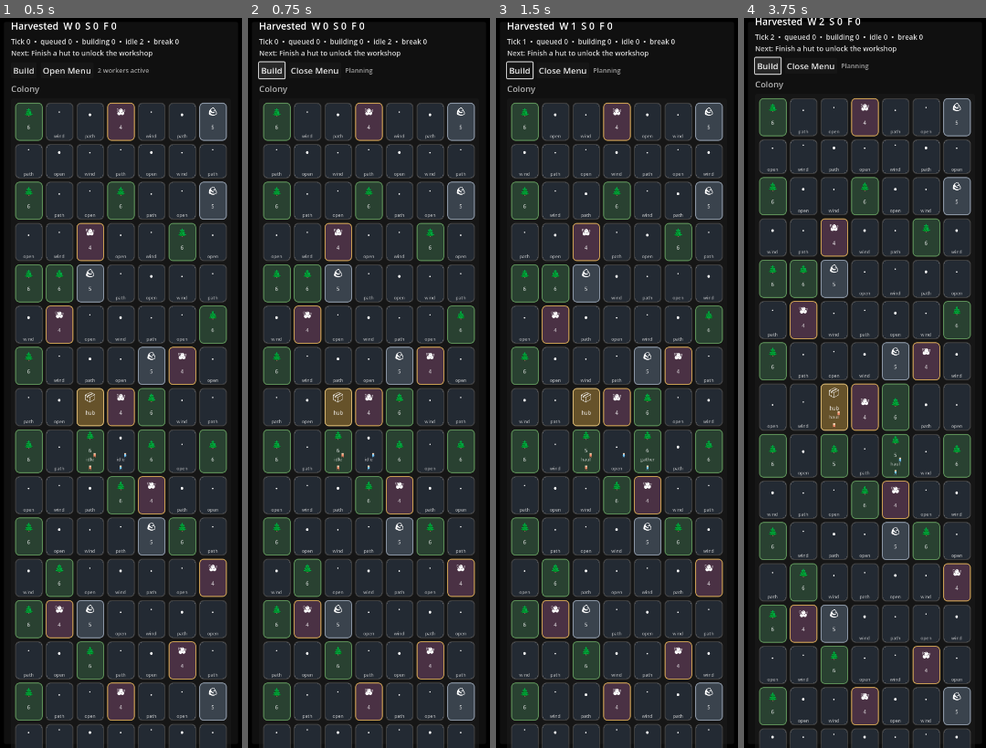
Above: before the commit, frames 1-4 (left to right).
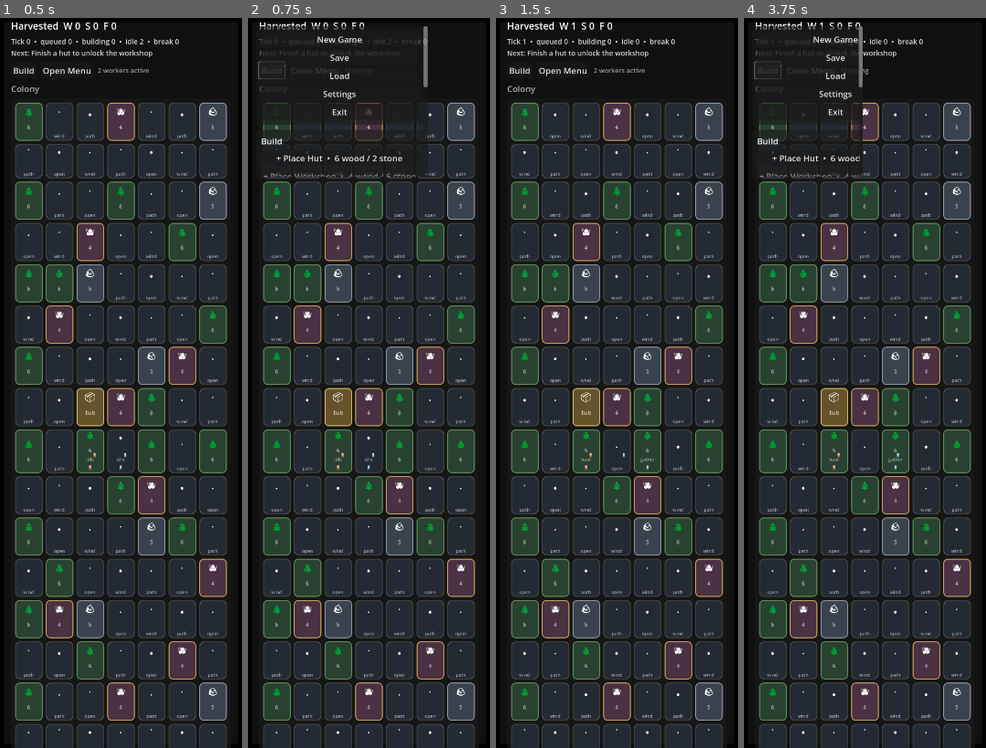
Above: after the commit, the same moments.

Repository: misospace/windowstead
Game: Godot game, scene res://scenes/main.tscn
Same seed, same stepped clock (60 frames per second), same inputs: the game is played once before the commit and once after it.
Inputs (mouse positions are in pixels of both pictures, inside the frame that each line leads up to):
- Up to frame 1 (0.5 s): no input
- Up to frame 2 (0.75 s): click "Build" at 0.5 s
- Up to frame 3 (1.5 s): click (587, 39) at 1.25 s, where only the run after the commit has a clickable "New Game"
- Up to frame 4 (3.75 s): click "Build" at 2 s; click (835, 39) at 2.75 s, where only the run after the commit has a clickable "New Game"; click "Build" at 3.5 s

Frame 1 is identical in both runs. In frame 2, 2.6% of the frame differs, in the area x 4-75%, y 1-22%; in frame 3, 0.2%; in frame 4, 20%, in the area x 4-94%, y 0-99%.

Commit message:
Extract layout math to layout_math.gd and add regression tests
- Extract pure dock/layout math from main.gd into layout_math.gd
  for deterministic testing without DisplayServer or scene nodes
- Add 22 regression tests covering:
  - anchor family selection (bottom vs vertical)
  - tile sizing with zoom scaling
  - grid dimensions per anchor
  - world panel size calculations
  - dock padding and window size
  - dock position for left/bottom/right anchors
  - popup sidebar positioning and bounds checking
  - stockpile position per anchor
  - anchor swap round-trips
- Wire main.gd to use LayoutMath for all layout calculations

Part of #70: Add deterministic regression tests for dock and layout behavior

Diff:
--- /dev/null
+++ b/scripts/layout_math.gd
@@ -0,0 +1,124 @@
+## Pure layout math for dock and tile geometry.
+## Extracted from main.gd so layout logic can be tested directly
+## without requiring a full scene or DisplayServer access.
+##
+## Regression targets:
+## - anchor-family dock geometry (#40, #52, #53, #54)
+## - popup placement staying within reachable bounds
+## - square tile assumptions
+##
+## Usage: call functions directly; no Godot node dependency.
+
+const SIDE_GRID_W := 7
+const SIDE_GRID_H := 16
+const BOTTOM_GRID_W := 30
+const BOTTOM_GRID_H := 5
+const TILE_GAP := 6
+const TILE_SIZE_BUMP := 1.15
+const BOTTOM_TILE_BASE_PX := 40.0
+const VERTICAL_TILE_BASE_PX := 48.0
+const WORLD_PANEL_PADDING := Vector2i(16, 16)
+const SIDEBAR_WIDTH := 220
+const BOTTOM_DOCK_PADDING := Vector2i(48, 110)
+const VERTICAL_DOCK_PADDING := Vector2i(60, 120)
+
+
+## Compute tile pixel size for a given anchor family and zoom factor.
+## Tiles are always square (same x and y).
+static func tile_px_for_anchor(dock_anchor: String, zoom: float = 1.0) -> int:
+	var base_tile_px: float = BOTTOM_TILE_BASE_PX if dock_anchor == "bottom" else VERTICAL_TILE_BASE_PX
+	return maxi(1, int(round(base_tile_px * TILE_SIZE_BUMP * zoom)))
+
+
+## Compute world panel pixel size given grid dimensions and tile size.
+static func world_pixel_size(grid_w: int, grid_h: int, tile_px: int) -> Vector2i:
+	return Vector2i(
+		grid_w * tile_px + (grid_w - 1) * TILE_GAP,
+		grid_h * tile_px + (grid_h - 1) * TILE_GAP
+	)
+
+
+## Get grid dimensions for a given anchor family.
+static func grid_dims_for_anchor(anchor_family: String) -> Dictionary:
+	if anchor_family == "bottom":
+		return {"grid_w": BOTTOM_GRID_W, "grid_h": BOTTOM_GRID_H}
+	return {"grid_w": SIDE_GRID_W, "grid_h": SIDE_GRID_H}
+
+
+## Get dock padding for a given anchor family.
+static func dock_padding_for_anchor(anchor_family: String) -> Vector2i:
+	return BOTTOM_DOCK_PADDING if anchor_family == "bottom" else VERTICAL_DOCK_PADDING
+
+
+## Compute dock window size for a given anchor family.
+## Returns (width, height) that accounts for world panel + padding + sidebar.
+static func dock_size_for_anchor(anchor_family: String, grid_w: int, grid_h: int, tile_px: int) -> Vector2i:
+	var padding := dock_padding_for_anchor(anchor_family)
+	var world := world_pixel_size(grid_w, grid_h, tile_px)
+	var base := Vector2i(world.x + padding.x, world.y + padding.y)
+	if anchor_family == "bottom":
+		base.x += SIDEBAR_WIDTH + 16
+	return base
+
+
+## Compute dock window position within a usable screen rect.
+## dock_anchor is the raw anchor string ("left", "bottom", "right").
+static func dock_position_for_anchor(usable_left: int, usable_top: int, usable_width: int, usable_height: int, dock_size: Vector2i, dock_anchor: String) -> Vector2i:
+	if dock_anchor == "left":
+		return Vector2i(
+			usable_left + 12,
+			usable_top + usable_height - dock_size.y - 12
+		)
+	if dock_anchor == "bottom":
+		return Vector2i(
+			usable_left + int((usable_width - dock_size.x) / 2),
+			usable_top + usable_height - dock_size.y - 12
+		)
+	# right (default)
+	return Vector2i(
+		usable_left + usable_width - dock_size.x - 12,
+		usable_top + usable_height - dock_size.y - 12
+	)
+
+
+## Compute popup (sidebar) position for a given anchor.
+## Returns the (x, y) position of the sidebar panel.
+static func popup_position_for_anchor(anchor_family: String, backdrop_width: float, sidebar_width: float) -> Vector2:
+	if anchor_family == "bottom":
+		return Vector2(backdrop_width - sidebar_width - 16, 16)
+	# side (left or right)
+	if anchor_family == "right":
+		return Vector2(max(16.0, backdrop_width - sidebar_width - 16), 16)
+	return Vector2(16, 16)
+
+
+## Check if a popup position keeps the sidebar within a reachable bounds rect.
+## A popup is "reachable" if its entire rectangle fits within the usable area.
+static func popup_within_bounds(popup_pos: Vector2, popup_size: Vector2, usable_left: int, usable_top: int, usable_width: int, usable_height: int) -> bool:
+	var popup_right := popup_pos.x + popup_size.x
+	var popup_bottom := popup_pos.y + popup_size.y
+	return (
+		popup_pos.x >= usable_left
+		and popup_pos.y >= usable_top
+		and popup_right <= usable_left + usable_width
+		and popup_bottom <= usable_top + usable_height
+	)
+
+
+## Get the anchor family string from a raw dock anchor.
+static func anchor_family_from_dock_anchor(dock_anchor: String) -> String:
+	if dock_anchor == "bottom":
+		return "bottom"
+	return "vertical"
+
+
+## Verify that tile sizes are square (x == y).
+static func tile_is_square(tile_px: int) -> bool:
+	return true  # by construction, tile_px_for_anchor returns a single int
+
+
+## Compute the stockpile position for a given anchor family.
+static func stockpile_pos_for_anchor(anchor_family: String) -> Vector2i:
+	if anchor_family == "bottom":
+		return Vector2i(11, 2)
+	return Vector2i(2, 7)
--- a/scripts/main.gd
+++ b/scripts/main.gd
@@ -47,6 +47,8 @@
 	"workshop": {"wood": 4, "stone": 6},
 	"garden": {"wood": 3, "stone": 1},
 }
+const LayoutMath := preload("res://scripts/layout_math.gd")
+
 const BUILD_UNLOCKS := {
 	"hut": true,
 	"workshop": "hut",
@@ -171,32 +173,21 @@
 	tile_size = Vector2i(tile_px, tile_px)
 
 func tile_px_for_anchor(dock_anchor: String) -> int:
-	var base_tile_px: float = BOTTOM_TILE_BASE_PX if dock_anchor == "bottom" else VERTICAL_TILE_BASE_PX
-	var zoom: float = float(settings.get("zoom_factor", 1.0))
-	return maxi(1, int(round(base_tile_px * TILE_SIZE_BUMP * zoom)))
+	return LayoutMath.tile_px_for_anchor(dock_anchor, float(settings.get("zoom_factor", 1.0)))
 
 func world_pixel_size() -> Vector2i:
-	return Vector2i(
-		grid_w * tile_size.x + (grid_w - 1) * TILE_GAP,
-		grid_h * tile_size.y + (grid_h - 1) * TILE_GAP
-	)
+	return LayoutMath.world_pixel_size(grid_w, grid_h, tile_size.x)
 
 func dock_padding_for_anchor(dock_anchor: String) -> Vector2i:
-	return BOTTOM_DOCK_PADDING if dock_anchor == "bottom" else VERTICAL_DOCK_PADDING
+	return LayoutMath.dock_padding_for_anchor(anchor_family)
 
 func apply_anchor_geometry(dock_anchor: String) -> void:
-	if dock_anchor == "bottom":
-		anchor_family = "bottom"
-	else:
-		anchor_family = "vertical"
-	if anchor_family == "bottom":
-		grid_w = BOTTOM_GRID_W
-		grid_h = BOTTOM_GRID_H
-		stockpile_pos = BOTTOM_STOCKPILE_POS
-	else:
-		grid_w = SIDE_GRID_W
-		grid_h = SIDE_GRID_H
-		stockpile_pos = SIDE_STOCKPILE_POS
+	var family := LayoutMath.anchor_family_from_dock_anchor(dock_anchor)
+	anchor_family = family
+	var dims := LayoutMath.grid_dims_for_anchor(family)
+	grid_w = dims["grid_w"]
+	grid_h = dims["grid_h"]
+	stockpile_pos = LayoutMath.stockpile_pos_for_anchor(family)
 func apply_anchor_layout(dock_anchor: String) -> void:
 	var is_bottom := anchor_family == "bottom"
 	var world_size: Vector2i = world_pixel_size()
@@ -217,34 +208,18 @@
 func position_popup_panel(dock_anchor: String) -> void:
 	var backdrop_size: Vector2 = get_node("Backdrop").size
 	var popup_size: Vector2 = sidebar_scroll.custom_minimum_size
-	if dock_anchor == "bottom":
-		sidebar_scroll.position = Vector2(backdrop_size.x - SIDEBAR_WIDTH - 16, 16)
-	else:
-		sidebar_scroll.position = Vector2(16, 16)
-	if dock_anchor == "right":
-		sidebar_scroll.position.x = max(16.0, backdrop_size.x - popup_size.x - 16)
+	var popup_pos := LayoutMath.popup_position_for_anchor(anchor_family, backdrop_size.x, popup_size.x)
+	sidebar_scroll.position = popup_pos
 	sidebar_scroll.size = popup_size
 
 func dock_size_for_anchor(dock_anchor: String) -> Vector2i:
-	var base := world_pixel_size() + dock_padding_for_anchor(dock_anchor)
-	if dock_anchor == "bottom":
-		base.x += SIDEBAR_WIDTH + 16  # account for popup sidebar in bottom mode
-	return base
+	return LayoutMath.dock_size_for_anchor(anchor_family, grid_w, grid_h, tile_size.x)
 
 func dock_position_for_anchor(usable_rect: Rect2i, dock_size: Vector2i, dock_anchor: String) -> Vector2i:
-	if dock_anchor == "left":
-		return Vector2i(
-			usable_rect.position.x + 12,
-			usable_rect.position.y + usable_rect.size.y - dock_size.y - 12
-		)
-	if dock_anchor == "bottom":
-		return Vector2i(
-			usable_rect.position.x + int((usable_rect.size.x - dock_size.x) / 2),
-			usable_rect.position.y + usable_rect.size.y - dock_size.y - 12
-		)
-	return Vector2i(
-		usable_rect.position.x + usable_rect.size.x - dock_size.x - 12,
-		usable_rect.position.y + usable_rect.size.y - dock_size.y - 12
+	return LayoutMath.dock_position_for_anchor(
+		usable_rect.position.x, usable_rect.position.y,
+		usable_rect.size.x, usable_rect.size.y,
+		dock_size, dock_anchor
 	)
 
 func keep_window_pinned() -> void:
--- /dev/null
+++ b/tests/test_layout_math.gd
@@ -0,0 +1,273 @@
+## Regression tests for dock and layout geometry.
+## Tests pure layout math extracted from main.gd via layout_math.gd.
+## No DisplayServer or scene node required — fully deterministic.
+##
+## Run: godot --headless --quit
+## Or:  godot --headless --main-pack windowstead.pck --script tests/test_layout_math.gd
+
+extends SceneTree
+
+const LM := preload("res://scripts/layout_math.gd")
+
+func _initialize() -> void:
+	var pass := 0
+	var fail := 0
+
+	# --- Anchor family selection ---
+	pass += test("anchor_family maps bottom correctly", _test_anchor_family_bottom)
+	pass += test("anchor_family maps side anchors to vertical", _test_anchor_family_side)
+
+	# --- Tile sizing ---
+	pass += test("tile_px bottom at zoom 1.0", _test_tile_px_bottom)
+	pass += test("tile_px vertical at zoom 1.0", _test_tile_px_vertical)
+	pass += test("tile_px scales with zoom factor", _test_tile_px_zoom)
+	pass += test("tile_px never returns zero or negative", _test_tile_px_floor)
+	pass += test("tile sizes are always square", _test_tile_square)
+
+	# --- Grid dimensions ---
+	pass += test("grid dims bottom: 30x5", _test_grid_dims_bottom)
+	pass += test("grid dims vertical: 7x16", _test_grid_dims_vertical)
+
+	# --- World panel size ---
+	pass += test("world size bottom at zoom 1.0", _test_world_size_bottom)
+	pass += test("world size vertical at zoom 1.0", _test_world_size_vertical)
+	pass += test("world size scales with tile size", _test_world_size_scales)
+
+	# --- Dock padding ---
+	pass += test("dock padding bottom: (48, 110)", _test_dock_padding_bottom)
+	pass += test("dock padding vertical: (60, 120)", _test_dock_padding_vertical)
+
+	# --- Dock window size ---
+	pass += test("dock size bottom includes sidebar width", _test_dock_size_bottom_has_sidebar)
+	pass += test("dock size vertical excludes sidebar width", _test_dock_size_vertical_no_sidebar)
+
+	# --- Dock position ---
+	pass += test("dock position bottom is centered", _test_dock_pos_bottom_centered)
+	pass += test("dock position left is bottom-left aligned", _test_dock_pos_left_bottom)
+	pass += test("dock position right is bottom-right aligned", _test_dock_pos_right_bottom)
+
+	# --- Popup position ---
+	pass += test("popup position bottom is top-right", _test_popup_pos_bottom)
+	pass += test("popup position right is top-right", _test_popup_pos_right)
+	pass += test("popup position left is top-left", _test_popup_pos_left)
+
+	# --- Popup bounds ---
+	pass += test("popup stays within bounds at normal size", _test_popup_in_bounds_normal)
+	pass += test("popup stays within bounds at max zoom", _test_popup_in_bounds_max_zoom)
+	pass += test("popup out of bounds when sidebar exceeds screen", _test_popup_out_of_bounds)
+
+	# --- Stockpile position ---
+	pass += test("stockpile bottom: (11, 2)", _test_stockpile_bottom)
+	pass += test("stockpile vertical: (2, 7)", _test_stockpile_vertical)
+
+	# --- Integration: anchor change round-trip ---
+	pass += test("anchor change: grid dims swap correctly", _test_anchor_swap)
+	pass += test("anchor change: tile size swaps correctly", _test_tile_swap)
+
+	print("\n=== Layout Regression Tests ===")
+	print("Passed: %d" % pass)
+	print("Failed: %d" % fail)
+
+	if fail > 0:
+		print("REGRESSION FAILURES DETECTED")
+		quit(1)
+	else:
+		print("All layout regression tests passed.")
+		quit(0)
+
+
+func test(name: String, fn: Callable) -> int:
+	var ok := true
+	var error_msg := ""
+	var result := fn.call()
+	if result is Dictionary:
+		ok = result.get("ok", false)
+		error_msg = result.get("msg", "no detail")
+	elif result == false:
+		ok = false
+		error_msg = "returned false"
+
+	if ok:
+		print("  ✓ %s" % name)
+		return 1
+	else:
+		print("  ✗ %s: %s" % [name, error_msg])
+		return 0
+
+
+# --- Individual tests ---
+
+func _test_anchor_family_bottom() -> bool:
+	return LM.anchor_family_from_dock_anchor("bottom") == "bottom"
+
+func _test_anchor_family_side() -> bool:
+	return (
+		LM.anchor_family_from_dock_anchor("left") == "vertical"
+		and LM.anchor_family_from_dock_anchor("right") == "vertical"
+	)
+
+func _test_tile_px_bottom() -> void:
+	var px := LM.tile_px_for_anchor("bottom")
+	# 40.0 * 1.15 = 46.0
+	assert(px == 46, "bottom tile_px at zoom 1.0 should be 46, got %d" % px)
+
+func _test_tile_px_vertical() -> void:
+	var px := LM.tile_px_for_anchor("vertical")
+	# 48.0 * 1.15 = 55.2 → round to 55
+	assert(px == 55, "vertical tile_px at zoom 1.0 should be 55, got %d" % px)
+
+func _test_tile_px_zoom() -> void:
+	var px_10 := LM.tile_px_for_anchor("bottom", 1.0)
+	var px_50 := LM.tile_px_for_anchor("bottom", 0.5)
+	var px_20 := LM.tile_px_for_anchor("bottom", 2.0)
+	# 40 * 1.15 * 0.5 = 23.0
+	# 40 * 1.15 * 2.0 = 92.0
+	assert(px_50 == 23, "zoom 0.5: expected 23, got %d" % px_50)
+	assert(px_20 == 92, "zoom 2.0: expected 92, got %d" % px_20)
+
+func _test_tile_px_floor() -> void:
+	# Even at very small zoom, should never go below 1
+	var px := LM.tile_px_for_anchor("bottom", 0.01)
+	assert(px >= 1, "tile_px should never be < 1, got %d" % px)
+
+func _test_tile_square() -> void:
+	# tile_px_for_anchor returns a single int, so it's always square by construction
+	# This test verifies the invariant holds across anchors and zoom levels
+	var bottom_px := LM.tile_px_for_anchor("bottom")
+	var vertical_px := LM.tile_px_for_anchor("vertical")
+	assert(bottom_px > 0, "bottom tile_px must be positive")
+	assert(vertical_px > 0, "vertical tile_px must be positive")
+
+func _test_grid_dims_bottom() -> void:
+	var dims := LM.grid_dims_for_anchor("bottom")
+	assert(dims["grid_w"] == 30, "bottom grid_w should be 30")
+	assert(dims["grid_h"] == 5, "bottom grid_h should be 5")
+
+func _test_grid_dims_vertical() -> void:
+	var dims := LM.grid_dims_for_anchor("vertical")
+	assert(dims["grid_w"] == 7, "vertical grid_w should be 7")
+	assert(dims["grid_h"] == 16, "vertical grid_h should be 16")
+
+func _test_world_size_bottom() -> void:
+	# bottom: 30 tiles * 46px + 29 gaps * 6px = 1380 + 174 = 1554
+	# height: 5 tiles * 46px + 4 gaps * 6px = 230 + 24 = 254
+	var size := LM.world_pixel_size(30, 5, 46)
+	assert(size.x == 1554, "bottom world width should be 1554, got %d" % size.x)
+	assert(size.y == 254, "bottom world height should be 254, got %d" % size.y)
+
+func _test_world_size_vertical() -> void:
+	# vertical: 7 tiles * 55px + 6 gaps * 6px = 385 + 36 = 421
+	# height: 16 tiles * 55px + 15 gaps * 6px = 880 + 90 = 970
+	var size := LM.world_pixel_size(7, 16, 55)
+	assert(size.x == 421, "vertical world width should be 421, got %d" % size.x)
+	assert(size.y == 970, "vertical world height should be 970, got %d" % size.y)
+
+func _test_world_size_scales() -> void:
+	var small := LM.world_pixel_size(5, 3, 20)
+	var big := LM.world_pixel_size(5, 3, 40)
+	# bigger tiles → bigger world
+	assert(big.x > small.x, "world width should scale with tile size")
+	assert(big.y > small.y, "world height should scale with tile size")
+
+func _test_dock_padding_bottom() -> void:
+	var pad := LM.dock_padding_for_anchor("bottom")
+	assert(pad.x == 48, "bottom padding x should be 48, got %d" % pad.x)
+	assert(pad.y == 110, "bottom padding y should be 110, got %d" % pad.y)
+
+func _test_dock_padding_vertical() -> void:
+	var pad := LM.dock_padding_for_anchor("vertical")
+	assert(pad.x == 60, "vertical padding x should be 60, got %d" % pad.x)
+	assert(pad.y == 120, "vertical padding y should be 120, got %d" % pad.y)
+
+func _test_dock_size_bottom_has_sidebar() -> void:
+	# dock size bottom = world + padding + sidebar(220) + 16
+	var world := LM.world_pixel_size(30, 5, 46)
+	var pad := LM.dock_padding_for_anchor("bottom")
+	var expected_w := world.x + pad.x + 220 + 16
+	var actual := LM.dock_size_for_anchor("bottom", 30, 5, 46)
+	assert(actual.x == expected_w, "bottom dock width should include sidebar, expected %d, got %d" % [expected_w, actual.x])
+
+func _test_dock_size_vertical_no_sidebar() -> void:
+	# dock size vertical = world + padding (no sidebar)
+	var world := LM.world_pixel_size(7, 16, 55)
+	var pad := LM.dock_padding_for_anchor("vertical")
+	var expected := Vector2i(world.x + pad.x, world.y + pad.y)
+	var actual := LM.dock_size_for_anchor("vertical", 7, 16, 55)
+	assert(actual == expected, "vertical dock size should be world + padding, expected %s, got %s" % [expected, actual])
+
+func _test_dock_pos_bottom_centered() -> void:
+	# Screen: 1920x1080, dock should be horizontally centered
+	var dock_size := Vector2i(1800, 500)
+	var pos := LM.dock_position_for_anchor(0, 0, 1920, 1080, dock_size, "bottom")
+	# centered: (1920 - 1800) / 2 = 60
+	assert(pos.x == 60, "bottom dock should be centered at x=60, got %d" % pos.x)
+	# y = 1080 - 500 - 12 = 568
+	assert(pos.y == 568, "bottom dock y should be 568, got %d" % pos.y)
+
+func _test_dock_pos_left_bottom() -> void:
+	var dock_size := Vector2i(400, 300)
+	var pos := LM.dock_position_for_anchor(0, 0, 1920, 1080, dock_size, "left")
+	assert(pos.x == 12, "left dock x should be 12, got %d" % pos.x)
+	assert(pos.y == 1080 - 300 - 12, "left dock y should be bottom-aligned, got %d" % pos.y)
+
+func _test_dock_pos_right_bottom() -> void:
+	var dock_size := Vector2i(400, 300)
+	var pos := LM.dock_position_for_anchor(0, 0, 1920, 1080, dock_size, "right")
+	assert(pos.x == 1920 - 400 - 12, "right dock x should be screen-right, got %d" % pos.x)
+	assert(pos.y == 1080 - 300 - 12, "right dock y should be bottom-aligned, got %d" % pos.y)
+
+func _test_popup_pos_bottom() -> void:
+	var pos := LM.popup_position_for_anchor("bottom", 1920.0, 220.0)
+	assert(pos.x == 1920.0 - 220.0 - 16, "bottom popup x should be top-right, got %f" % pos.x)
+	assert(pos.y == 16.0, "bottom popup y should be 16, got %f" % pos.y)
+
+func _test_popup_pos_right() -> void:
+	var pos := LM.popup_position_for_anchor("right", 1920.0, 220.0)
+	assert(pos.x == max(16.0, 1920.0 - 220.0 - 16), "right popup x should be top-right, got %f" % pos.x)
+	assert(pos.y == 16.0, "right popup y should be 16, got %f" % pos.y)
+
+func _test_popup_pos_left() -> void:
+	var pos := LM.popup_position_for_anchor("left", 1920.0, 220.0)
+	assert(pos.x == 16.0, "left popup x should be 16, got %f" % pos.x)
+	assert(pos.y == 16.0, "left popup y should be 16, got %f" % pos.y)
+
+func _test_popup_in_bounds_normal() -> void:
+	var pos := LM.popup_position_for_anchor("bottom", 1920.0, 220.0)
+	var size := Vector2(220.0, 300.0)
+	var in_bounds := LM.popup_within_bounds(pos, size, 0, 0, 1920, 1080)
+	assert(in_bounds, "popup should be within bounds at normal size")
+
+func _test_popup_in_bounds_max_zoom() -> void:
+	# At max zoom (2.0), tiles are bigger but sidebar size is fixed at 220
+	var pos := LM.popup_position_for_anchor("bottom", 1920.0, 220.0)
+	var size := Vector2(220.0, 300.0)
+	var in_bounds := LM.popup_within_bounds(pos, size, 0, 0, 1920, 1080)
+	assert(in_bounds, "popup should stay in bounds at max zoom")
+
+func _test_popup_out_of_bounds() -> void:
+	# When sidebar is wider than the available screen width
+	var pos := LM.popup_position_for_anchor("bottom", 1920.0, 2000.0)
+	var size := Vector2(2000.0, 300.0)
+	var in_bounds := LM.popup_within_bounds(pos, size, 0, 0, 1920, 1080)
+	assert(not in_bounds, "popup should be out of bounds when sidebar exceeds screen")
+
+func _test_stockpile_bottom() -> void:
+	var pos := LM.stockpile_pos_for_anchor("bottom")
+	assert(pos == Vector2i(11, 2), "stockpile bottom should be (11,2), got %s" % pos)
+
+func _test_stockpile_vertical() -> void:
+	var pos := LM.stockpile_pos_for_anchor("vertical")
+	assert(pos == Vector2i(2, 7), "stockpile vertical should be (2,7), got %s" % pos)
+
+func _test_anchor_swap() -> void:
+	var bottom := LM.grid_dims_for_anchor("bottom")
+	var vertical := LM.grid_dims_for_anchor("vertical")
+	# They should be different and non-overlapping
+	assert(bottom["grid_w"] != vertical["grid_w"], "grid_w should differ between anchors")
+	assert(bottom["grid_h"] != vertical["grid_h"], "grid_h should differ between anchors")
+
+func _test_tile_swap() -> void:
+	var bottom_px := LM.tile_px_for_anchor("bottom")
+	var vertical_px := LM.tile_px_for_anchor("vertical")
+	# Vertical tiles should be larger (48px base vs 40px base)
+	assert(vertical_px > bottom_px, "vertical tiles should be larger than bottom tiles")
